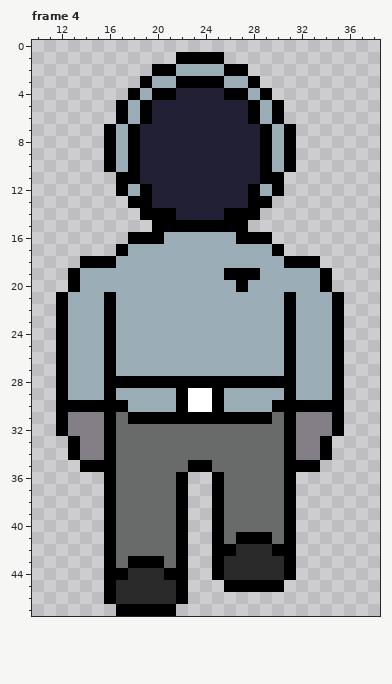
File history of a pixel-art file, Assets/Sprites/Characters/John Spacebound run down.aseprite. The picture above was drawn from the file before the commit.
48x48 pixels, 4 frames. Shown: frame 4: x 10..38, y 0..47. The commit also changed other frames, which this record leaves out.
The same view after the edit:
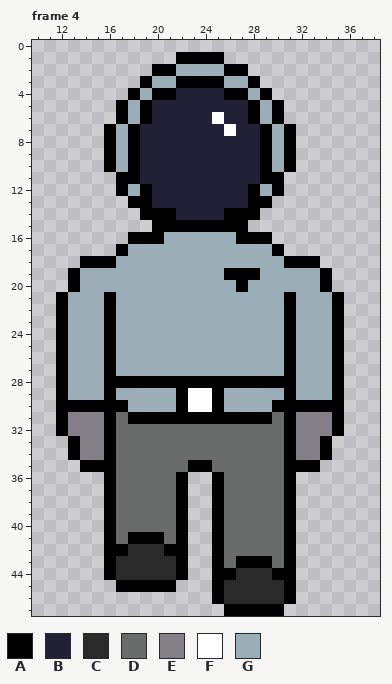
Palette (. is transparent): A #000000  B #222034  C #2a2a2a  D #696a6a  E #847e87  F #ffffff  G #9badb7
The edit:
Frame 4:
The edit adds colour A in rows 45 to 46 at x 25 and 31; in row 47 at x 26 to 30.
Colour C gives way to colour A in row 43 at x 27 to 29; in row 44 at x 26 and 30; in row 45 at x 17 to 21.
Colour D gives way to colour A in row 41 at x 18 to 20; in row 42 at x 17 and 21.
The edit adds colour C in row 46 at x 26 to 30.
Colour A gives way to colour C in row 43 at x 18 to 20; in row 44 at x 17 and 21; in row 45 at x 26 to 30.
Colour D gives way to colour C in row 42 at x 18 to 20; in row 43 at x 17 and 21.
Colour A gives way to colour D in row 41 at x 27 to 29; in row 42 at x 26 and 30.
Colour C gives way to colour D in row 42 at x 27 to 29; in row 43 at x 26 and 30.
Colour B gives way to colour F in row 6 at x 25; in row 7 at x 26.
The author cleared colour A in rows 45 to 46 at x 16 and 22; in row 47 at x 17 to 21.
The author cleared colour C in row 46 at x 17 to 21.
Boxes around the changes in both pictures, in picture pixels (x1, y1, x2, y2):
changed: (212, 112, 236, 136)
changed: (104, 532, 296, 616)
